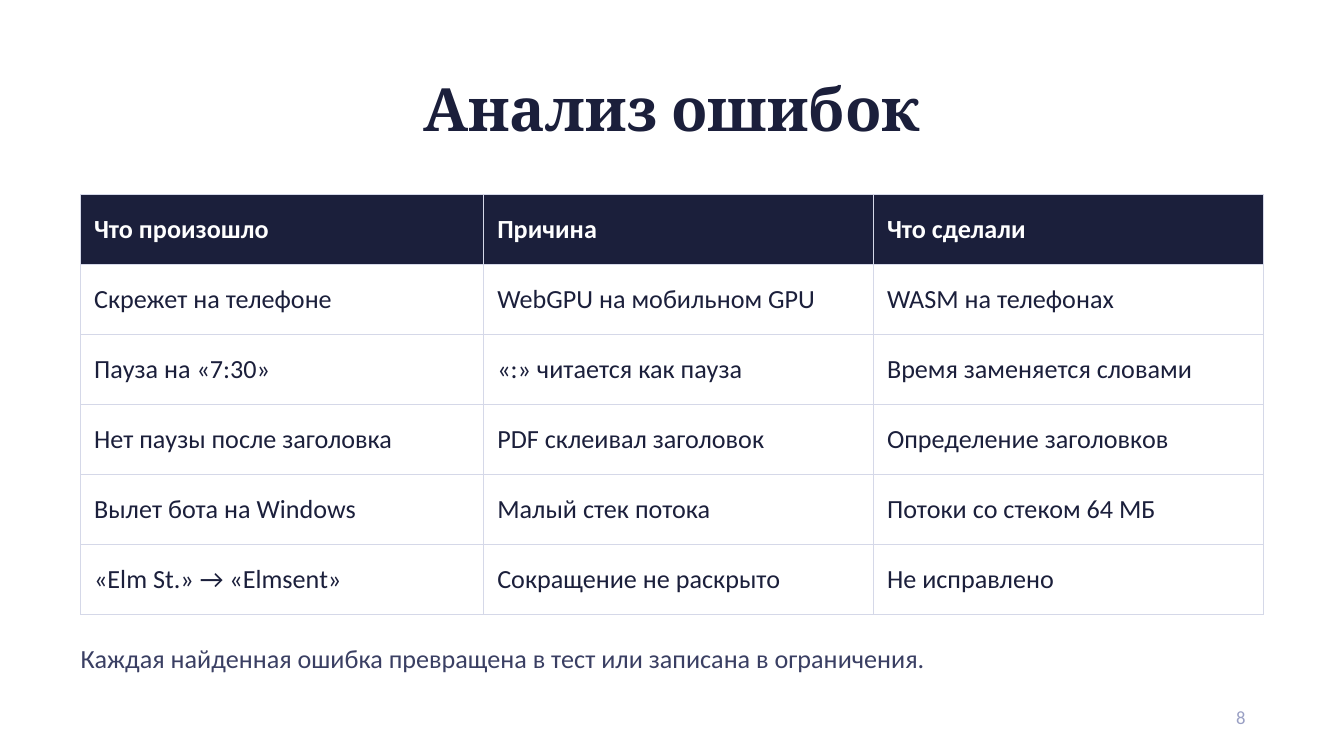
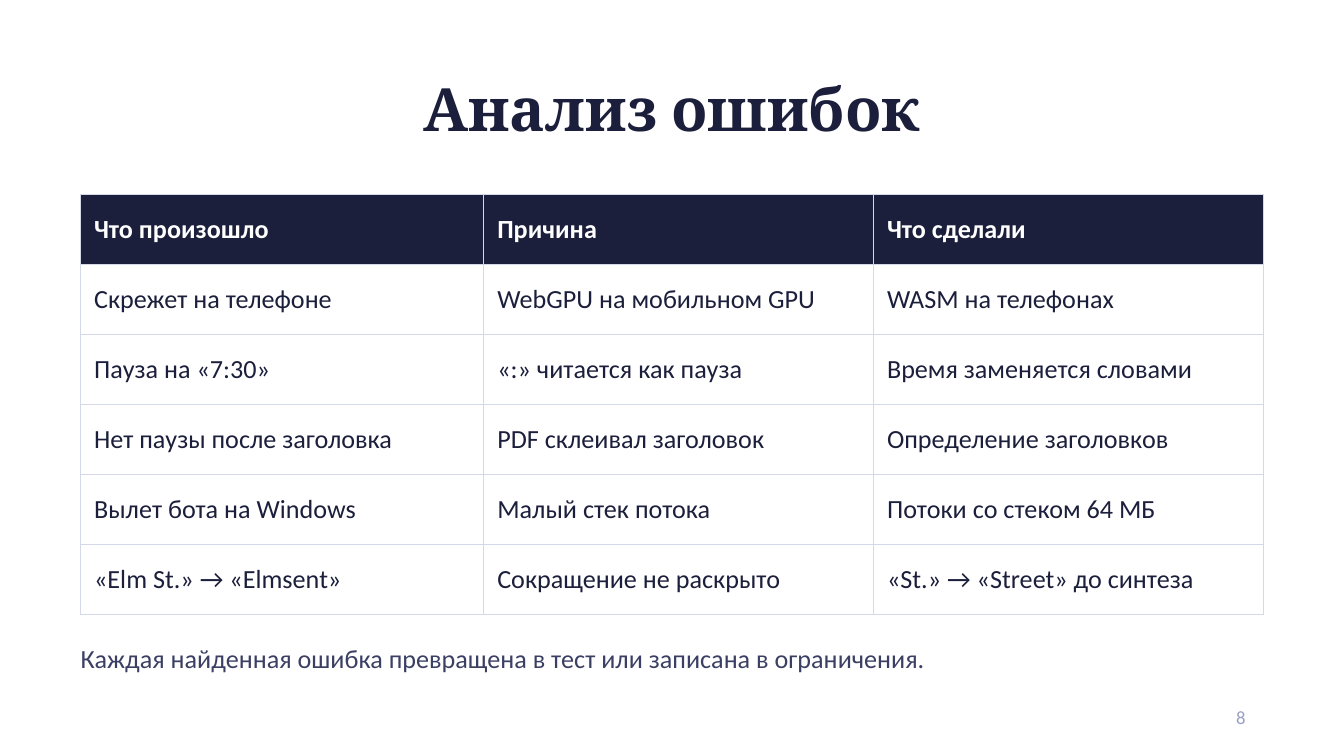
Before and after one commit to Maryna-Maksimava/Internship_practice, a slide deck: slide 8 of docs/presentation.pptx. Drawn at 1344x756 pixels with LibreOffice and Linux fonts; fonts in the diff are those of the drawing. Boxes give left, top, right and bottom in pixels: in the first picture for what was removed or moved away, otherwise in the second. Text is boxed around its words. In the diff, an @@ line names an element or a change of style, - is before the commit and + after.

```diff
--- a/docs/presentation.pptx
+++ b/docs/presentation.pptx
@@ table at (81, 195, 1263, 597) @@
-row 6, column 3: Не исправлено
+row 6, column 3: «St.» → «Street» до синтеза
```
Also in this commit, not shown: 6 other slides changed, 11 other files.
